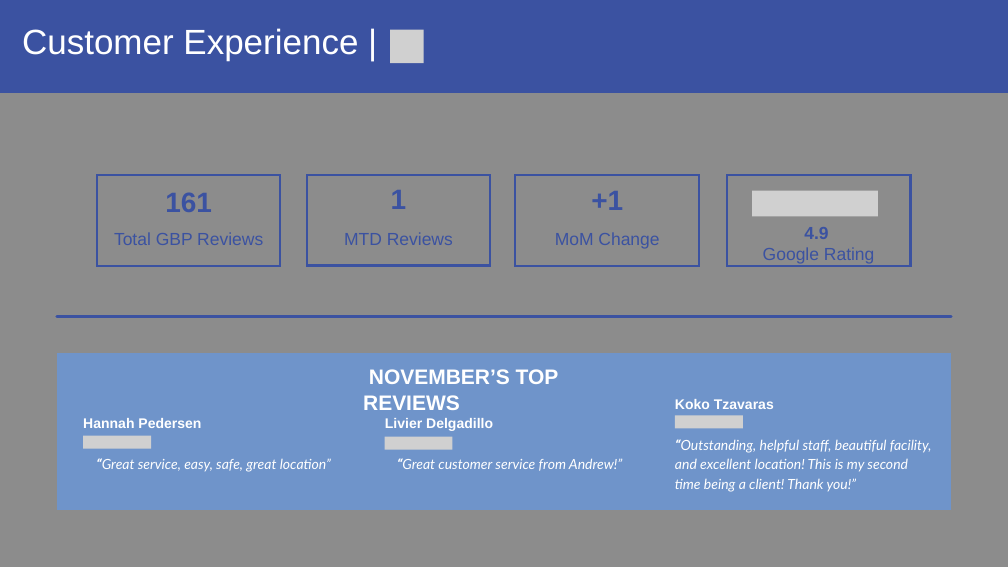
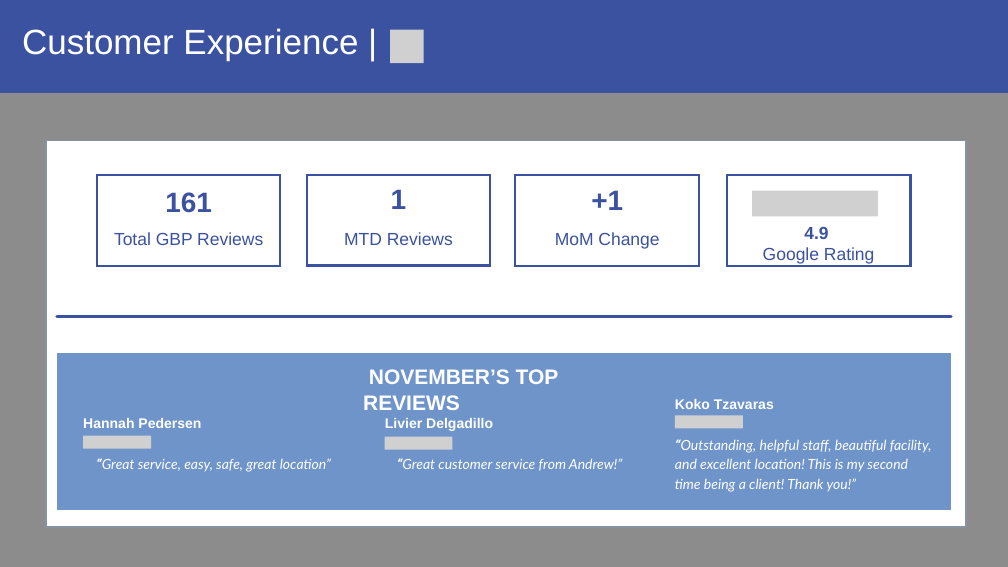
Before and after one commit to alexandermburke/ProformaBuilder, a slide deck: slide 12 of storeinsight/public/OWNERTEMPLATE_v1.pptx. Drawn at 1008x567 pixels with LibreOffice and Linux fonts; fonts in the diff are those of the drawing; grey boxes stand for pictures; background and template pictures are left out; a plain dark background stands for a picture behind light text. Boxes give left, top, right and bottom in pixels: in the first picture for what was removed or moved away, otherwise in the second. Text is boxed around its words. In the diff, an @@ line names an element or a change of style, - is before the commit and + after.

```diff
--- a/storeinsight/public/OWNERTEMPLATE_v1.pptx
+++ b/storeinsight/public/OWNERTEMPLATE_v1.pptx
@@ rectangle added at [46, 141, 966, 527], fill #FFFFFF, outline #233953 2 pt @@
```
Also in this commit, not shown: 8 other slides changed, 2 slides removed, 3 other files.
